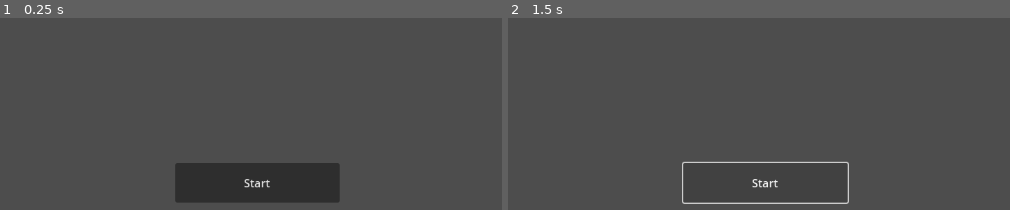
Above: before the commit, frames 1-2 (left to right).
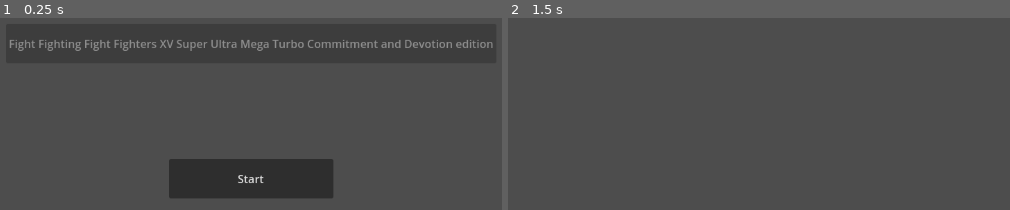
Above: after the commit, the same moments.

Repository: VarsityS6/FFFFXVSUMTC-DEdition
Game: Godot game, scene res://Main_Menu.tscn
The game is run twice, just before and just after one commit, with the same random seed, the same clock (stepped at 60 frames per second) and the same inputs. Before the commit the project has no main scene; this scene is started directly in both runs.
Inputs (mouse positions are in pixels of both pictures, inside the frame that each line leads up to):
- Up to frame 1 (0.25 s): no input
- Up to frame 2 (1.5 s): click "Start" at 0.5 s; click (764, 183) at 1.25 s, where only the run before the commit has a clickable "Start"

The runs differ from the first frame. In frame 1, 3.2% of the frame differs, in the area x 1-99%, y 11-96%; in frame 2, 0.8%.

Commit message:
menu

Diff:
--- /dev/null
+++ b/ffffxv--s.u.m.t.-commitment-and-devotion-editon/First_Scene.tscn
@@ -0,0 +1,3 @@
+[gd_scene format=3 uid="uid://bsvelkj5nps46"]
+
+[node name="Node2D" type="Node2D"]
--- a/ffffxv--s.u.m.t.-commitment-and-devotion-editon/Main_Menu.tscn
+++ b/ffffxv--s.u.m.t.-commitment-and-devotion-editon/Main_Menu.tscn
@@ -7,6 +7,10 @@
 anchors_preset = 15
 anchor_right = 1.0
 anchor_bottom = 1.0
+offset_left = -9.0
+offset_top = -6.0
+offset_right = -9.0
+offset_bottom = -6.0
 grow_horizontal = 2
 grow_vertical = 2
 script = ExtResource("1_m625n")
@@ -25,3 +29,18 @@
 grow_horizontal = 2
 grow_vertical = 2
 text = "Start"
+
+[node name="Button" type="Button" parent="Button"]
+layout_mode = 1
+anchors_preset = 5
+anchor_left = 0.5
+anchor_right = 0.5
+offset_left = -118.5
+offset_top = -195.0
+offset_right = 118.5
+offset_bottom = -138.0
+grow_horizontal = 2
+disabled = true
+text = "Fight Fighting Fight Fighters XV Super Ultra Mega Turbo Commitment and Devotion edition"
+
+[connection signal="pressed" from="Button" to="." method="_on_button_pressed"]
--- a/ffffxv--s.u.m.t.-commitment-and-devotion-editon/control.gd
+++ b/ffffxv--s.u.m.t.-commitment-and-devotion-editon/control.gd
@@ -1 +1,5 @@
 extends Control
+
+
+func _on_button_pressed() -> void:
+	get_tree().change_scene_to_file("res://First_Scene.tscn")
--- a/ffffxv--s.u.m.t.-commitment-and-devotion-editon/project.godot
+++ b/ffffxv--s.u.m.t.-commitment-and-devotion-editon/project.godot
@@ -11,6 +11,7 @@
 [application]
 
 config/name="FFFFXV: S.U.M.T. Commitment and Devotion Editon"
+run/main_scene="uid://bvn1kk8i7k0wm"
 config/features=PackedStringArray("4.4", "GL Compatibility")
 config/icon="res://icon.svg"
 
